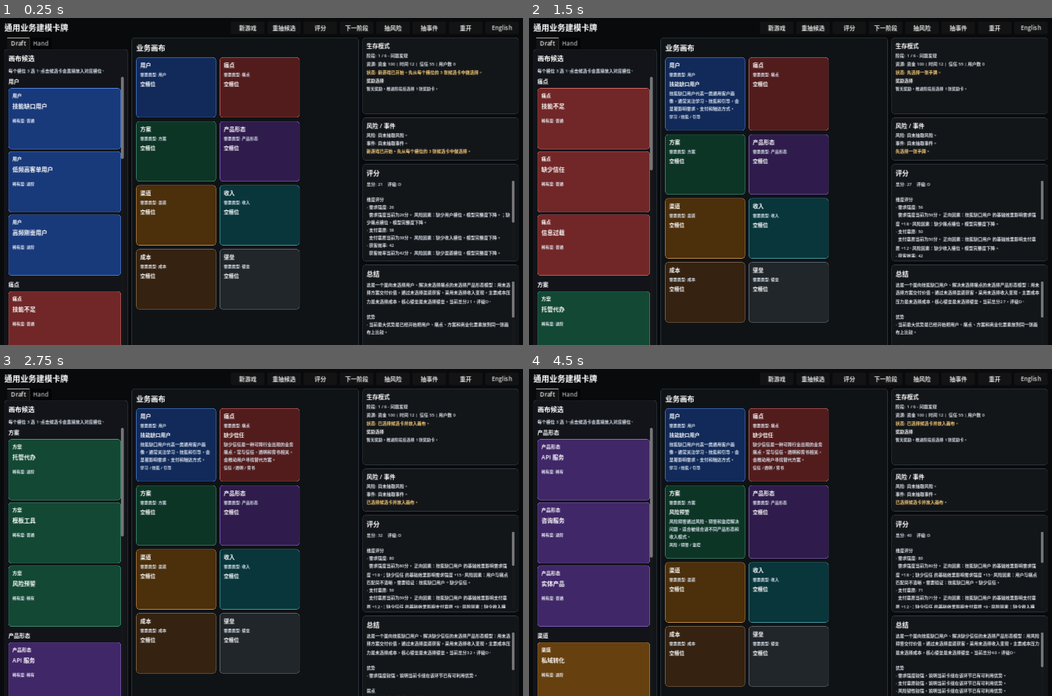
Above: before the commit, frames 1-4 (two rows, left to right).
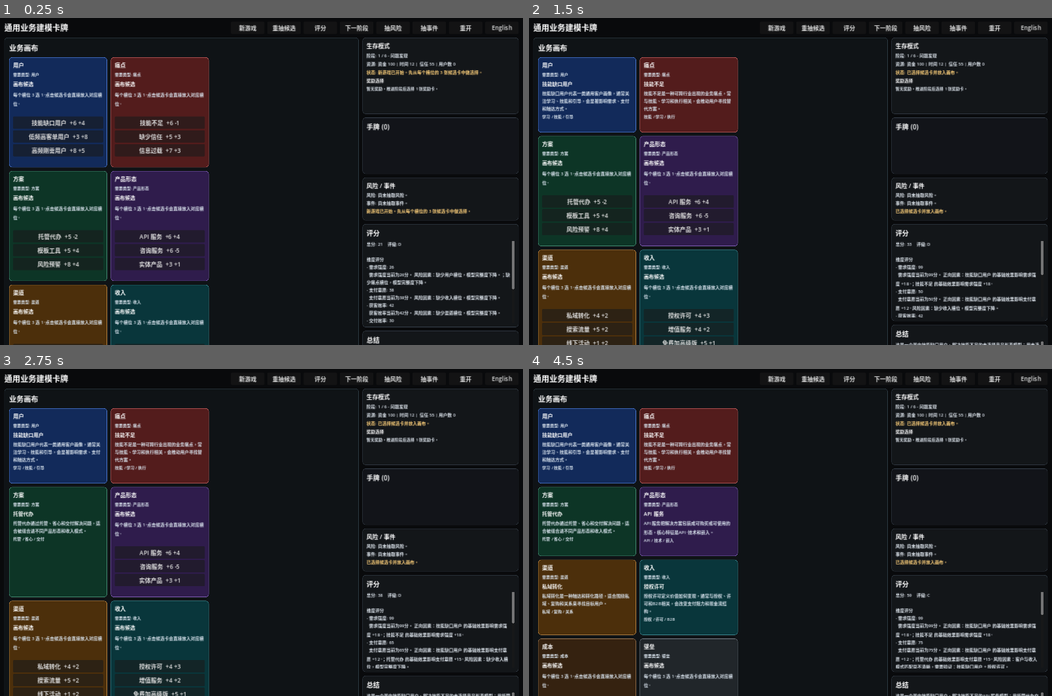
Above: after the commit, the same moments.

Repository: HelloKuoty/poker
Game: Godot game, scene res://scenes/main.tscn
Two runs of this game, one before a commit and one after it. Both use one fixed random seed, a clock stepped at 60 frames per second and the inputs below.
Inputs (mouse positions are in pixels of both pictures, inside the frame that each line leads up to):
- Up to frame 1 (0.25 s): no input
- Up to frame 2 (1.5 s): click (586, 122) at 0.5 s, where only the run after the commit has a clickable "技能缺口用户 +6 +4"; click (691, 122) at 1.25 s, where only the run after the commit has a clickable "技能不足 +6 -1"
- Up to frame 3 (2.75 s): click (57, 552) at 2 s, where only the run after the commit has a clickable "托管代办 +5 -2"
- Up to frame 4 (4.5 s): click (691, 552) at 2.75 s, where only the run after the commit has a clickable "API 服务 +6 +4"; click (586, 624) at 3.5 s, where only the run after the commit has a clickable "私域转化 +4 +2"; click (691, 624) at 4.25 s, where only the run after the commit has a clickable "授权许可 +4 +3"

The runs differ from the first frame. In frame 1, 48% of the frame differs, in the area x 0-100%, y 6-100%; in frame 2, 48%; in frame 3, 43%; in frame 4, 50%.

Commit message:
Move draft options into board slots

Diff:
--- a/scenes/card_slot.tscn
+++ b/scenes/card_slot.tscn
@@ -3,5 +3,5 @@
 [ext_resource type="Script" path="res://scripts/ui/card_slot.gd" id="1_card_slot"]
 
 [node name="CardSlot" type="PanelContainer"]
-custom_minimum_size = Vector2(220, 166)
+custom_minimum_size = Vector2(270, 185)
 script = ExtResource("1_card_slot")
--- a/scripts/ui/board_view.gd
+++ b/scripts/ui/board_view.gd
@@ -5,6 +5,7 @@
 const CardSlot = preload("res://scripts/ui/card_slot.gd")
 
 signal slot_clicked(slot_type: String)
+signal draft_option_clicked(slot_type: String, card_id: String)
 
 const SLOT_SCENE := preload("res://scenes/card_slot.tscn")
 const REQUIRED_SLOTS := ["customer", "pain", "solution", "product", "channel", "revenue", "cost", "moat"]
@@ -19,7 +20,7 @@
 	_ensure_nodes()
 
 
-func render(slots: Dictionary, selected_card_type: String, loc: LocalizationManager, type_colors: Dictionary) -> void:
+func render(slots: Dictionary, draft_options: Dictionary, selected_card_type: String, loc: LocalizationManager, type_colors: Dictionary) -> void:
 	localization = loc
 	_ensure_nodes()
 	title_label.text = localization.get_ui_text("board")
@@ -27,8 +28,9 @@
 	for slot_type in REQUIRED_SLOTS:
 		var slot: CardSlot = SLOT_SCENE.instantiate()
 		grid.add_child(slot)
-		slot.setup(slot_type, slots.get(slot_type, {}), localization, selected_card_type, type_colors)
+		slot.setup(slot_type, slots.get(slot_type, {}), draft_options.get(slot_type, []), localization, selected_card_type, type_colors)
 		slot.slot_clicked.connect(_on_slot_clicked)
+		slot.draft_option_clicked.connect(_on_draft_option_clicked)
 
 
 func _ensure_nodes() -> void:
@@ -77,3 +79,7 @@
 
 func _on_slot_clicked(slot_type: String) -> void:
 	emit_signal("slot_clicked", slot_type)
+
+
+func _on_draft_option_clicked(slot_type: String, card_id: String) -> void:
+	emit_signal("draft_option_clicked", slot_type, card_id)
--- a/scripts/ui/card_slot.gd
+++ b/scripts/ui/card_slot.gd
@@ -4,9 +4,11 @@
 const LocalizationManager = preload("res://scripts/core/localization_manager.gd")
 
 signal slot_clicked(slot_type: String)
+signal draft_option_clicked(slot_type: String, card_id: String)
 
 var slot_type := ""
 var card_data := {}
+var draft_options: Array = []
 var localization: LocalizationManager
 var selected_card_type := ""
 var type_colors := {}
@@ -17,12 +19,14 @@
 var name_label: Label
 var desc_label: Label
 var tags_label: Label
+var option_container: VBoxContainer
 var feedback_label: Label
 
 
-func setup(expected_type: String, placed_card: Dictionary, loc: LocalizationManager, current_selected_type: String = "", colors: Dictionary = {}) -> void:
+func setup(expected_type: String, placed_card: Dictionary, options: Array, loc: LocalizationManager, current_selected_type: String = "", colors: Dictionary = {}) -> void:
 	slot_type = expected_type
 	card_data = placed_card
+	draft_options = options
 	localization = loc
 	selected_card_type = current_selected_type
 	type_colors = colors
@@ -58,6 +62,8 @@
 	desc_label.autowrap_mode = TextServer.AUTOWRAP_WORD_SMART
 	tags_label = _make_label(11, false)
 	tags_label.autowrap_mode = TextServer.AUTOWRAP_WORD_SMART
+	option_container = VBoxContainer.new()
+	option_container.add_theme_constant_override("separation", 4)
 	feedback_label = _make_label(11, false)
 	feedback_label.add_theme_color_override("font_color", Color(1.0, 0.75, 0.55))
 
@@ -66,6 +72,7 @@
 	content.add_child(name_label)
 	content.add_child(desc_label)
 	content.add_child(tags_label)
+	content.add_child(option_container)
 	content.add_child(feedback_label)
 
 
@@ -74,16 +81,29 @@
 		return
 	title_label.text = localization.get_ui_text("type_" + slot_type)
 	expected_label.text = "%s: %s" % [localization.get_ui_text("expected_type"), localization.get_ui_text("type_" + slot_type)]
+	_clear_options()
 	if card_data.is_empty():
-		name_label.text = localization.get_ui_text("empty_slot")
-		desc_label.text = ""
+		name_label.text = localization.get_ui_text("draft_options") if not draft_options.is_empty() else localization.get_ui_text("empty_slot")
+		desc_label.text = localization.get_ui_text("draft_hint") if not draft_options.is_empty() else ""
 		tags_label.text = ""
+		_render_draft_options()
 	else:
 		name_label.text = localization.get_text(card_data.get("name", {}))
 		desc_label.text = localization.get_text(card_data.get("description", {}))
 		tags_label.text = _join(localization.get_text_list(card_data.get("tags", {})), " / ")
 	feedback_label.text = _slot_feedback()
 	_apply_style()
+
+
+func _render_draft_options() -> void:
+	for option in draft_options:
+		var button := Button.new()
+		button.text = "%s  %s" % [localization.get_text(option.get("name", {})), _effects_summary(option)]
+		button.tooltip_text = localization.get_text(option.get("description", {}))
+		button.custom_minimum_size = Vector2(0, 30)
+		button.size_flags_horizontal = Control.SIZE_EXPAND_FILL
+		button.pressed.connect(_on_draft_option_pressed.bind(str(option.get("id", ""))))
+		option_container.add_child(button)
 
 
 func _slot_feedback() -> String:
@@ -115,6 +135,30 @@
 	return label
 
 
+func _effects_summary(card: Dictionary) -> String:
+	var effects: Dictionary = card.get("effects", {})
+	if effects.is_empty():
+		return ""
+	var parts: Array[String] = []
+	var count := 0
+	for key in effects.keys():
+		if count >= 2:
+			break
+		parts.append("%+d" % int(effects[key]))
+		count += 1
+	return " ".join(PackedStringArray(parts))
+
+
+func _clear_options() -> void:
+	for child in option_container.get_children():
+		option_container.remove_child(child)
+		child.queue_free()
+
+
+func _on_draft_option_pressed(card_id: String) -> void:
+	emit_signal("draft_option_clicked", slot_type, card_id)
+
+
 func _join(values: Array, separator: String) -> String:
 	var parts: Array[String] = []
 	for value in values:
--- a/scripts/ui/draft_view.gd
+++ /dev/null
@@ -1,102 +0,0 @@
-extends PanelContainer
-class_name DraftView
-
-const LocalizationManager = preload("res://scripts/core/localization_manager.gd")
-const CardView = preload("res://scripts/ui/card_view.gd")
-
-signal draft_option_clicked(slot_type: String, card_id: String)
-
-const CARD_SCENE := preload("res://scenes/card_view.tscn")
-const REQUIRED_SLOTS := ["customer", "pain", "solution", "product", "channel", "revenue", "cost", "moat"]
-
-var localization: LocalizationManager
-var title_label: Label
-var hint_label: Label
-var option_root: VBoxContainer
-
-
-func setup(loc: LocalizationManager) -> void:
-	localization = loc
-	_ensure_nodes()
-
-
-func render(options_by_slot: Dictionary, loc: LocalizationManager, type_colors: Dictionary) -> void:
-	localization = loc
-	_ensure_nodes()
-	title_label.text = localization.get_ui_text("draft_options")
-	hint_label.text = localization.get_ui_text("draft_hint")
-	_clear_options()
-	for slot_type in REQUIRED_SLOTS:
-		var options: Array = options_by_slot.get(slot_type, [])
-		if options.is_empty():
-			continue
-		var section := VBoxContainer.new()
-		section.add_theme_constant_override("separation", 6)
-		option_root.add_child(section)
-
-		var slot_label := Label.new()
-		slot_label.text = localization.get_ui_text("type_" + slot_type)
-		slot_label.add_theme_font_size_override("font_size", 15)
-		slot_label.add_theme_color_override("font_color", Color.WHITE)
-		section.add_child(slot_label)
-
-		for card in options:
-			var view: CardView = CARD_SCENE.instantiate()
-			section.add_child(view)
-			view.setup(card, localization, false, type_colors)
-			view.card_clicked.connect(_on_card_clicked.bind(slot_type))
-
-
-func _ensure_nodes() -> void:
-	if option_root != null:
-		return
-	var style := StyleBoxFlat.new()
-	style.bg_color = Color(0.07, 0.08, 0.1)
-	style.border_color = Color(0.22, 0.26, 0.3)
-	style.set_border_width_all(1)
-	style.corner_radius_top_left = 8
-	style.corner_radius_top_right = 8
-	style.corner_radius_bottom_left = 8
-	style.corner_radius_bottom_right = 8
-	add_theme_stylebox_override("panel", style)
-
-	var margin := MarginContainer.new()
-	margin.add_theme_constant_override("margin_left", 10)
-	margin.add_theme_constant_override("margin_right", 10)
-	margin.add_theme_constant_override("margin_top", 10)
-	margin.add_theme_constant_override("margin_bottom", 10)
-	add_child(margin)
-
-	var root := VBoxContainer.new()
-	root.add_theme_constant_override("separation", 8)
-	margin.add_child(root)
-
-	title_label = Label.new()
-	title_label.add_theme_font_size_override("font_size", 18)
-	title_label.add_theme_color_override("font_color", Color.WHITE)
-	root.add_child(title_label)
-
-	hint_label = Label.new()
-	hint_label.autowrap_mode = TextServer.AUTOWRAP_WORD_SMART
-	hint_label.add_theme_font_size_override("font_size", 12)
-	hint_label.add_theme_color_override("font_color", Color(0.86, 0.9, 0.94))
-	root.add_child(hint_label)
-
-	var scroll := ScrollContainer.new()
-	scroll.size_flags_vertical = Control.SIZE_EXPAND_FILL
-	root.add_child(scroll)
-
-	option_root = VBoxContainer.new()
-	option_root.add_theme_constant_override("separation", 12)
-	option_root.size_flags_horizontal = Control.SIZE_EXPAND_FILL
-	scroll.add_child(option_root)
-
-
-func _clear_options() -> void:
-	for child in option_root.get_children():
-		option_root.remove_child(child)
-		child.queue_free()
-
-
-func _on_card_clicked(card_id: String, slot_type: String) -> void:
-	emit_signal("draft_option_clicked", slot_type, card_id)
--- a/scripts/ui/main_controller.gd
+++ b/scripts/ui/main_controller.gd
@@ -3,7 +3,6 @@
 const LocalizationManager = preload("res://scripts/core/localization_manager.gd")
 const GameState = preload("res://scripts/core/game_state.gd")
 const HandView = preload("res://scripts/ui/hand_view.gd")
-const DraftView = preload("res://scripts/ui/draft_view.gd")
 const BoardView = preload("res://scripts/ui/board_view.gd")
 const ScorePanel = preload("res://scripts/ui/score_panel.gd")
 const SummaryPanel = preload("res://scripts/ui/summary_panel.gd")
@@ -24,7 +23,6 @@
 var language_button: Button
 
 var hand_view: HandView
-var draft_view: DraftView
 var board_view: BoardView
 var score_panel: ScorePanel
 var summary_panel: SummaryPanel
@@ -82,29 +80,13 @@
 	body.size_flags_vertical = Control.SIZE_EXPAND_FILL
 	root.add_child(body)
 
-	var left_tabs := TabContainer.new()
-	left_tabs.custom_minimum_size = Vector2(340, 0)
-	left_tabs.size_flags_vertical = Control.SIZE_EXPAND_FILL
-	body.add_child(left_tabs)
-
-	draft_view = DraftView.new()
-	draft_view.name = "Draft"
-	draft_view.setup(localization)
-	draft_view.draft_option_clicked.connect(_on_draft_option_clicked)
-	left_tabs.add_child(draft_view)
-
-	hand_view = HandView.new()
-	hand_view.name = "Hand"
-	hand_view.setup(localization)
-	hand_view.card_clicked.connect(_on_hand_card_clicked)
-	left_tabs.add_child(hand_view)
-
 	board_view = BoardView.new()
-	board_view.custom_minimum_size = Vector2(560, 0)
+	board_view.custom_minimum_size = Vector2(760, 0)
 	board_view.size_flags_horizontal = Control.SIZE_EXPAND_FILL
 	board_view.size_flags_vertical = Control.SIZE_EXPAND_FILL
 	board_view.setup(localization)
 	board_view.slot_clicked.connect(_on_slot_clicked)
+	board_view.draft_option_clicked.connect(_on_draft_option_clicked)
 	body.add_child(board_view)
 
 	var right_column := VBoxContainer.new()
@@ -114,6 +96,13 @@
 	body.add_child(right_column)
 
 	right_column.add_child(_build_survival_panel())
+
+	hand_view = HandView.new()
+	hand_view.custom_minimum_size = Vector2(0, 155)
+	hand_view.setup(localization)
+	hand_view.card_clicked.connect(_on_hand_card_clicked)
+	right_column.add_child(hand_view)
+
 	right_column.add_child(_build_pressure_panel())
 
 	score_panel = ScorePanel.new()
@@ -245,9 +234,8 @@
 	_refresh_top_text()
 	var selected_card: Dictionary = game_state.get_selected_card()
 	var selected_type := str(selected_card.get("type", ""))
-	draft_view.render(game_state.draft_options, localization, type_colors)
 	hand_view.render(game_state.hand, game_state.selected_card_id, localization, type_colors)
-	board_view.render(game_state.business_model.get_slots(), selected_type, localization, type_colors)
+	board_view.render(game_state.business_model.get_slots(), game_state.draft_options, selected_type, localization, type_colors)
 	score_panel.render(game_state.score_result, localization)
 	summary_panel.render(game_state.summary_result, localization)
 	detail_panel.render(selected_card, localization)
Not shown, changed: HANDOFF.md
Not shown, changed: ITERATION_LOG.md
Not shown, changed: README.md
Not shown, changed: TEST_PLAN.md
Not shown, changed: TODO.md
